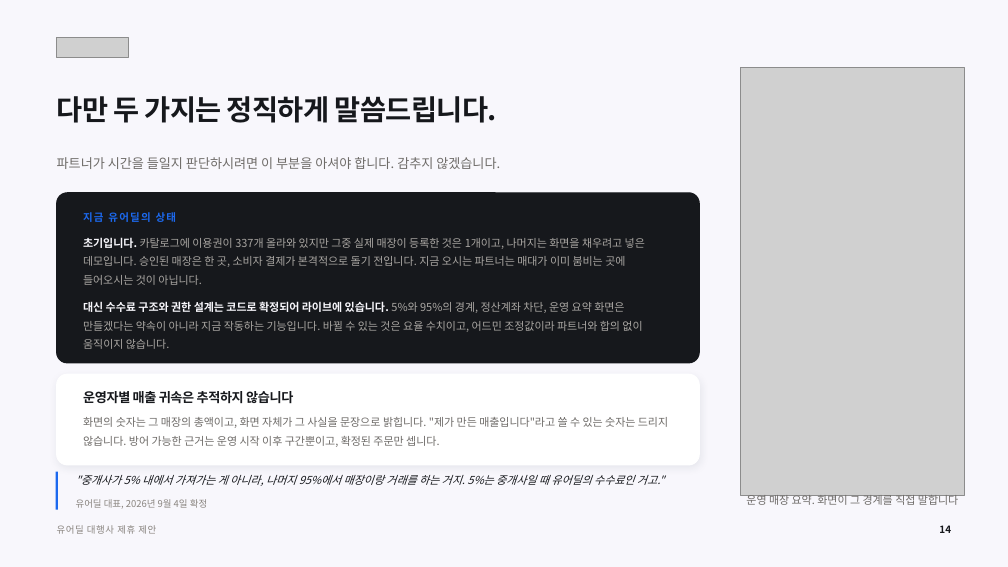
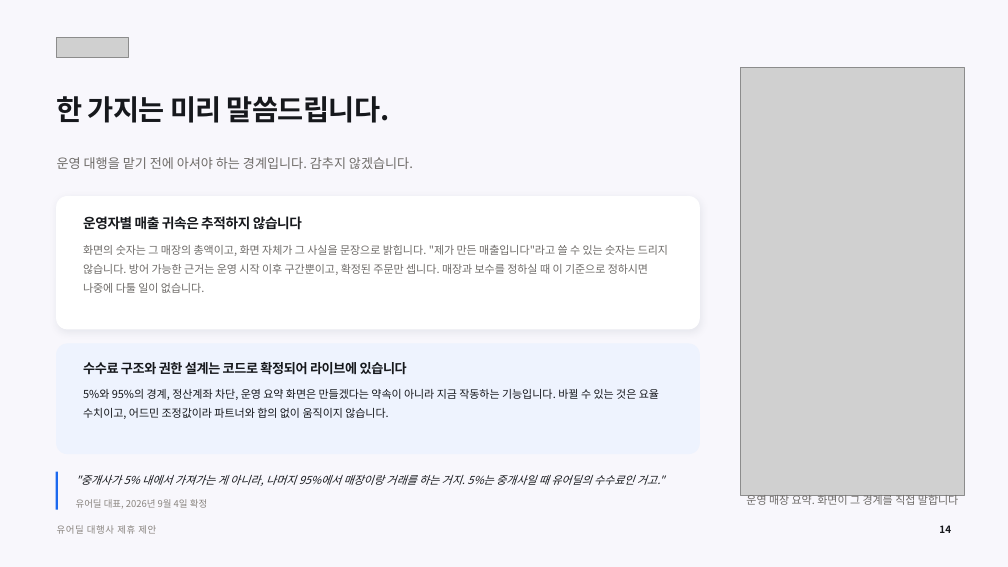
Before and after one commit to tobe2111/ur-live, a slide deck: slide 14 of docs/business/proposals/urdeal-agency-proposal.pptx. Drawn at 1008x567 pixels with LibreOffice and Linux fonts; fonts in the diff are those of the drawing; grey boxes stand for pictures. Boxes give left, top, right and bottom in pixels: in the first picture for what was removed or moved away, otherwise in the second. Text is boxed around its words. In the diff, an @@ line names an element or a change of style, - is before the commit and + after.

```diff
--- a/docs/business/proposals/urdeal-agency-proposal.pptx
+++ b/docs/business/proposals/urdeal-agency-proposal.pptx
@@ text at (x1=57, y1=96, x2=389, y2=123): text changed @@
-다만 두 가지는 정직하게 말씀드립니다.
+한 가지는 미리 말씀드립니다.
@@ text at (x1=57, y1=157, x2=413, y2=169): text changed @@
-파트너가 시간을 들일지 판단하시려면 이 부분을 아셔야 합니다. 감추지 않겠습니다.
+운영 대행을 맡기 전에 아셔야 하는 경계입니다. 감추지 않겠습니다.
@@ rounded rectangle resized from (x1=57, y1=193, x2=699, y2=363) to (x1=57, y1=197, x2=699, y2=329) @@
@@ rounded rectangle at (x1=57, y1=197, x2=699, y2=329): fill #16181C to #FFFFFF; outline #16181C 1 pt to #FFFFFF 1 pt; shadow on; proportions changed @@
@@ text "운영자별 매출 귀속은 추적하지 않습니다" moved from (x1=83, y1=391, x2=293, y2=404) to (x1=83, y1=216, x2=302, y2=230) @@
@@ text "운영자별 매출 귀속은 추적하지 않습니다" at (x1=83, y1=216, x2=302, y2=230): size 12.5 to 13 pt @@
@@ text removed at (x1=83, y1=212, x2=177, y2=222) @@
-지금 유어딜의 상태
@@ text removed at (x1=83, y1=237, x2=645, y2=285) @@
-초기입니다. 카탈로그에 이용권이 337개 올라와 있지만 그중 실제 매장이 등록한 것은 1개이고, 나머지는 화면을 채우려고 넣은 데모입니다. 승인된 매장은 한 곳, 소비자 결제가 본격적으로 돌기 전입니다. 지금 오시는 파트너는 매대가 이미 붐비는 곳에 들어오시는 것이 아닙니다.
@@ text at (x1=83, y1=245, x2=668, y2=293): text changed @@
-화면의 숫자는 그 매장의 총액이고, 화면 자체가 그 사실을 문장으로 밝힙니다. "제가 만든 매출입니다"라고 쓸 수 있는 숫자는 드리지 않습니다. 방어 가능한 근거는 운영 시작 이후 구간뿐이고, 확정된 주문만 셉니다.
+화면의 숫자는 그 매장의 총액이고, 화면 자체가 그 사실을 문장으로 밝힙니다. "제가 만든 매출입니다"라고 쓸 수 있는 숫자는 드리지 않습니다. 방어 가능한 근거는 운영 시작 이후 구간뿐이고, 확정된 주문만 셉니다. 매장과 보수를 정하실 때 이 기준으로 정하시면 나중에 다툴 일이 없습니다.
@@ rounded rectangle resized from (x1=57, y1=374, x2=699, y2=465) to (x1=57, y1=344, x2=699, y2=454) @@
@@ rounded rectangle at (x1=57, y1=344, x2=699, y2=454): fill #FFFFFF to #EEF3FE; outline #FFFFFF 1 pt to #EEF3FE 1 pt; shadow off; proportions changed @@
@@ text at (x1=83, y1=389, x2=659, y2=419): text changed; text colour #A9A6A2 to #16181C @@
-대신 수수료 구조와 권한 설계는 코드로 확정되어 라이브에 있습니다. 5%와 95%의 경계, 정산계좌 차단, 운영 요약 화면은 만들겠다는 약속이 아니라 지금 작동하는 기능입니다. 바뀔 수 있는 것은 요율 수치이고, 어드민 조정값이라 파트너와 합의 없이 움직이지 않습니다.
+5%와 95%의 경계, 정산계좌 차단, 운영 요약 화면은 만들겠다는 약속이 아니라 지금 작동하는 기능입니다. 바뀔 수 있는 것은 요율 수치이고, 어드민 조정값이라 파트너와 합의 없이 움직이지 않습니다.
@@ text added at (x1=83, y1=362, x2=407, y2=375), 12.5 pt, text #16181C, bold @@
+수수료 구조와 권한 설계는 코드로 확정되어 라이브에 있습니다
```
Also in this commit, not shown: 2 other slides changed, 9 other files.
